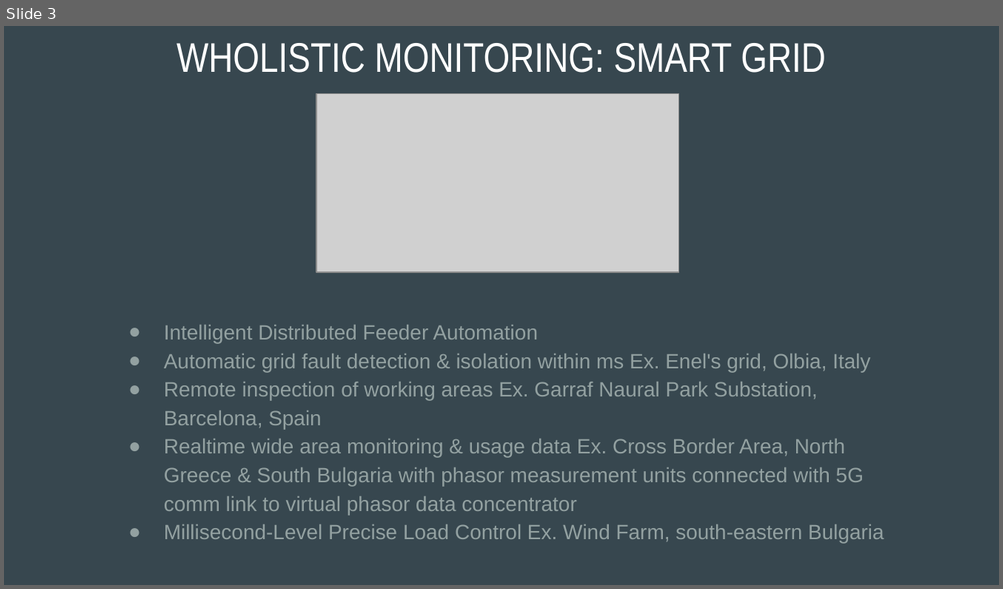
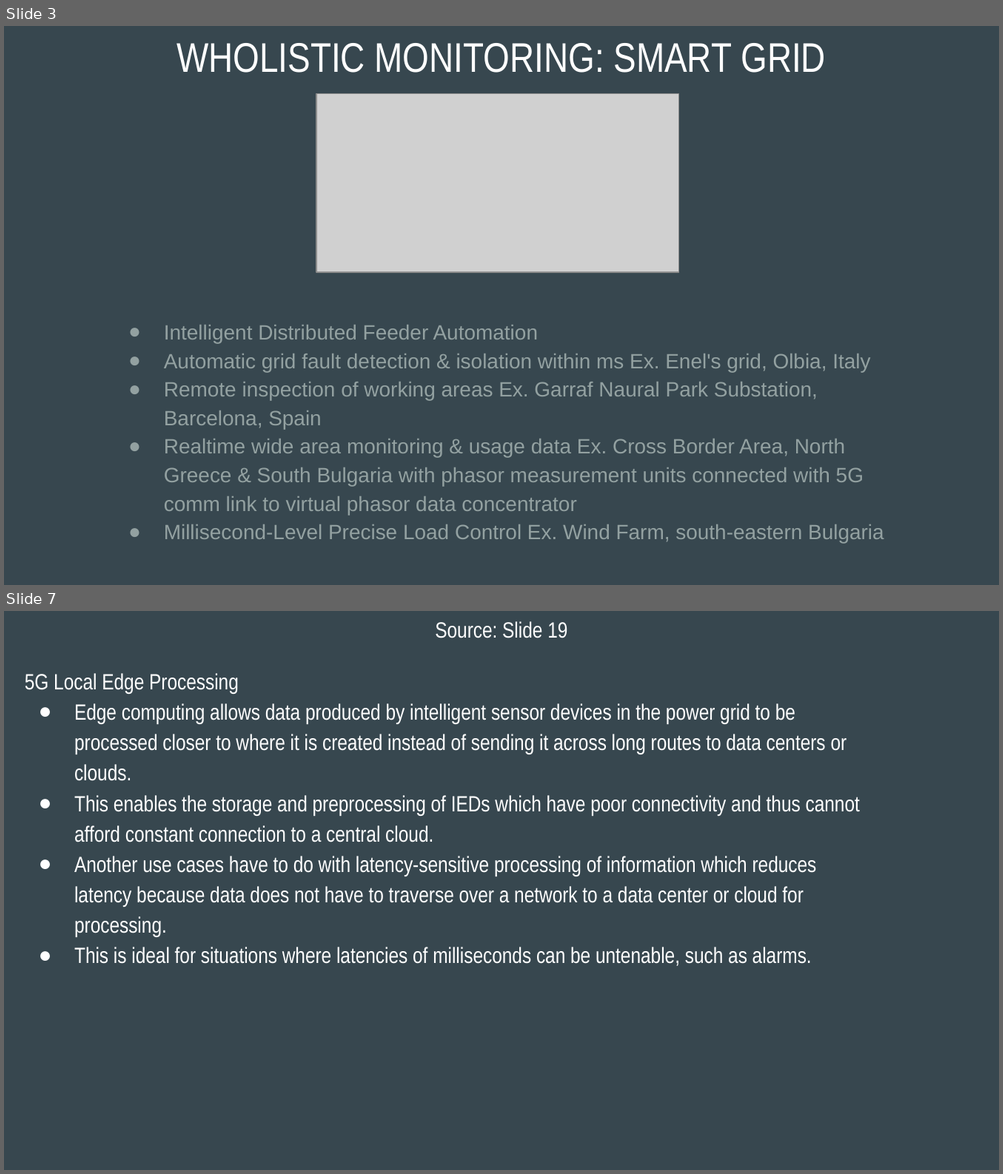
Before and after one commit to plutoniumm/Wavelabs, a slide deck: ppt/002.pptx. Shown one above the other, each under a label of ours: slide 3 before the commit, slides 3 and 7 after it; the slides between them are not shown. The pictures are 1003x589 and 1003x1174 pixels, drawn with LibreOffice and Linux fonts; fonts in the diff are those of the drawing; grey boxes stand for pictures. Boxes give left, top, right and bottom in pixels: in the first picture for what was removed or moved away, otherwise in the second. Text is boxed around its words. In the diff, an @@ line names an element or a change of style, - is before the commit and + after.

Commit message:
Upd

```diff
--- a/ppt/002.pptx
+++ b/ppt/002.pptx
@@ slide 7 added at <box>4,611,999,1170</box>, background #37474F @@
@@ title added at <box>435,621,567,638</box>, 16 pt, text #FFFFFF @@
+Source: Slide 19
@@ text added at <box>25,673,859,966</box>, 16 pt, text #FFFFFF @@
+5G Local Edge Processing
+● Edge computing allows data produced by intelligent sensor devices in the power grid to be processed closer to where it is created instead of sending it across long routes to data centers or clouds.
+● This enables the storage and preprocessing of IEDs which have poor connectivity and thus cannot afford constant connection to a central cloud.
+● Another use cases have to do with latency-sensitive processing of information which reduces latency because data does not have to traverse over a network to a data center or cloud for processing.
+● This is ideal for situations where latencies of milliseconds can be untenable, such as alarms.
```
Also in this commit, not shown: 4 other slides added.
